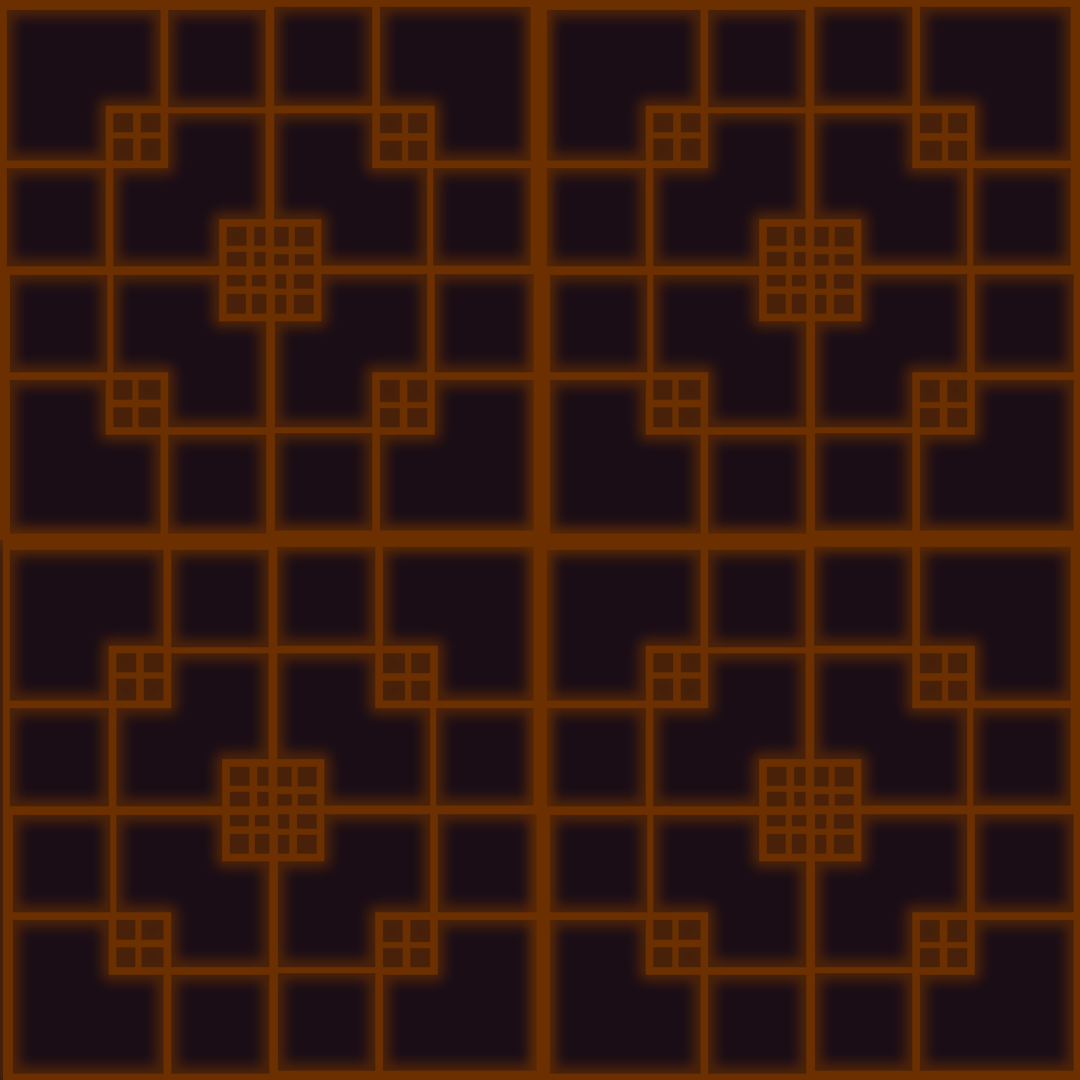
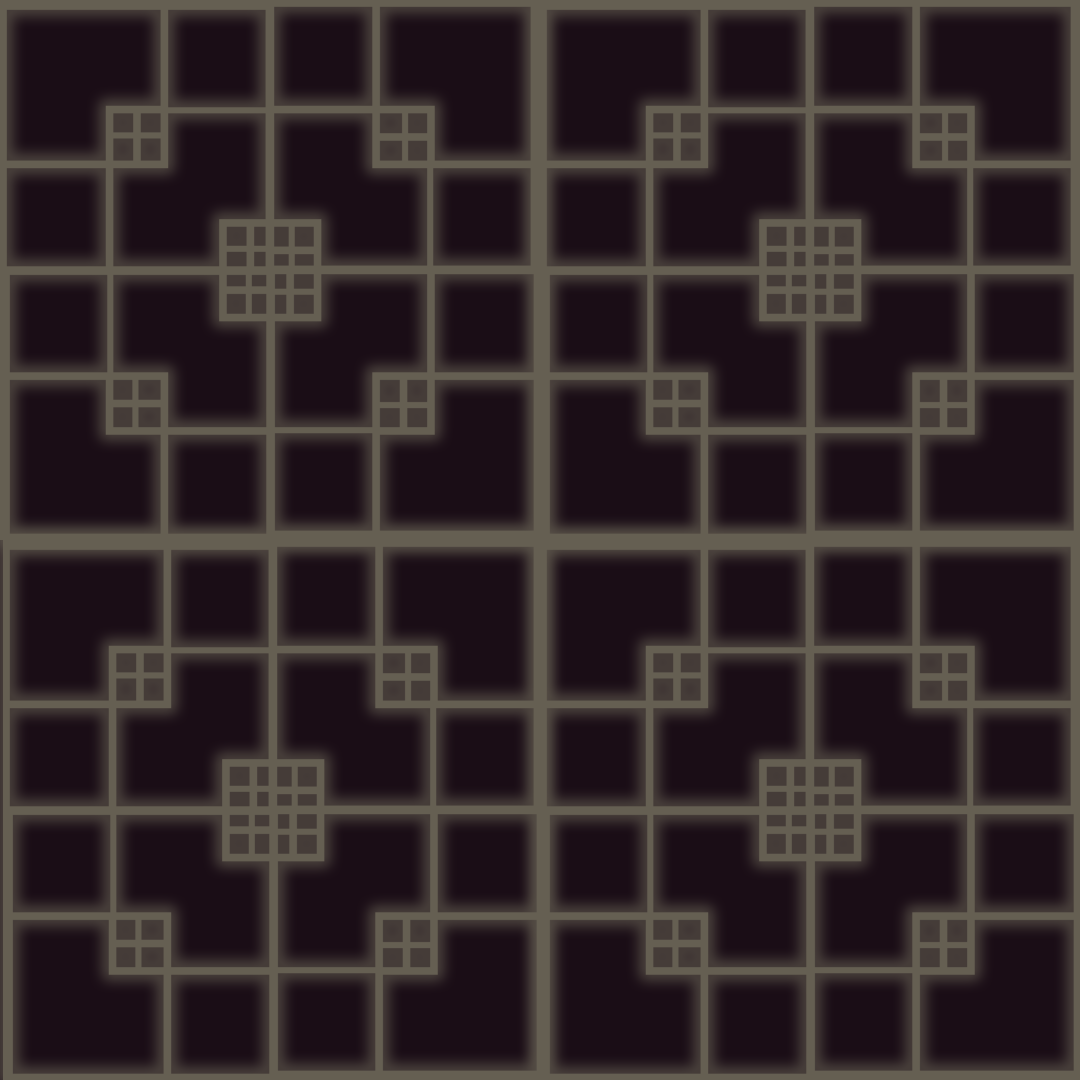
Before/after of a w=1080, h=1080 layered artwork. What changed in the layer stack:
painted on "Fond 1" over <box>0,0,1080,1080</box>
removed group "Groupe 2 copie 3" (2nd of 3, in "Groupe 3 copie 2") (4 layers) from group "Groupe 3 copie 2" over <box>3,540,543,1080</box>
removed layer "Calque 5 copie 3" (1st of 8, in "Groupe 3 copie 2" › "Groupe 2 copie 3") from group "Groupe 2 copie 3" over <box>3,807,276,1080</box>
removed layer "Calque 5 copie 2" (1st of 8, in "Groupe 3 copie 2" › "Groupe 2 copie 3") from group "Groupe 2 copie 3" over <box>270,807,543,1080</box>
removed layer "Calque 5 copie" (1st of 8, in "Groupe 3 copie 2" › "Groupe 2 copie 3") from group "Groupe 2 copie 3" over <box>270,540,543,813</box>
removed layer "Calque 5" (5th of 12, in "Groupe 3 copie 2" › "Groupe 2 copie 3") from group "Groupe 2 copie 3" over <box>3,540,276,813</box>
removed group "Groupe 2 copie 2" (1st of 2, in "Groupe 3 copie 2") (4 layers) from group "Groupe 3 copie 2" over <box>540,540,1080,1080</box>
removed layer "Calque 5 copie 3" (2nd of 8, in "Groupe 3 copie 2" › "Groupe 2 copie 2") from group "Groupe 2 copie 2" over <box>540,807,813,1080</box>
removed layer "Calque 5 copie 2" (2nd of 8, in "Groupe 3 copie 2" › "Groupe 2 copie 2") from group "Groupe 2 copie 2" over <box>807,807,1080,1080</box>
removed layer "Calque 5 copie" (2nd of 8, in "Groupe 3 copie 2" › "Groupe 2 copie 2") from group "Groupe 2 copie 2" over <box>807,540,1080,813</box>
removed group "Groupe 2 copie" (1st of 2, in "Groupe 3 copie 2") (4 layers) from group "Groupe 3 copie 2" over <box>540,0,1080,540</box>
removed group "Groupe 2" (1st of 2, in "Groupe 3 copie 2") (4 layers) from group "Groupe 3 copie 2" over <box>0,0,540,540</box>
added layer "Groupe 2 copie 3" (2nd of 3, in "Groupe 3 copie 2") in group "Groupe 3 copie 2" over <box>0,0,1080,1080</box>
…and 9 more changes (9 removed)
